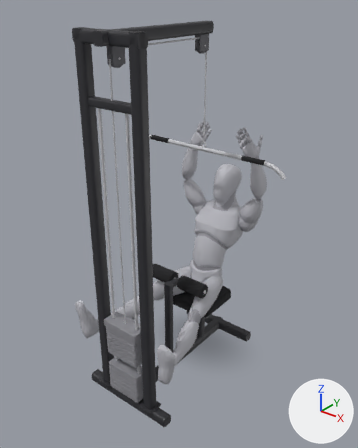
The glTF model app/src/main/assets/mannequins/2_grip_lat_pulldown_narrow.glb: old version first, new version second.
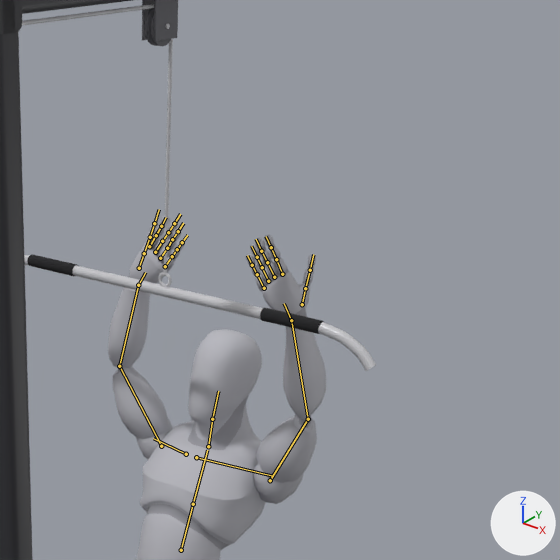
Old and new are each drawn whole from a 50 mm camera at (1.86, -2.61, 2.59) aimed at (0.0, -0.28, 1.14) and again close up on the part from 39% to 100% of the width and 8% to 57% of the height. Arrows for +X, +Y and +Z are at lower right; the lights stay in place. The last two pictures show the newer version. Both versions are drawn at frame 3 of the action 'lowering'; the numbers are the values there. The bones that change, and the others that lie on the model, are drawn over the model as lines in the close-ups.

Objects in the first close-up: 'body', 'body_1', 'cable_12', 'cable_2', 'cable_27', 'cable_4', 'cable_5', 'cable_handle_0', 'cable_handle_3', 'cable_handle_4' and 5 more.
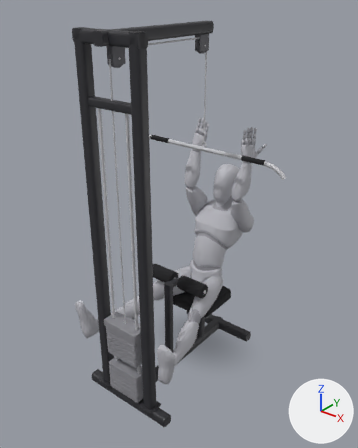
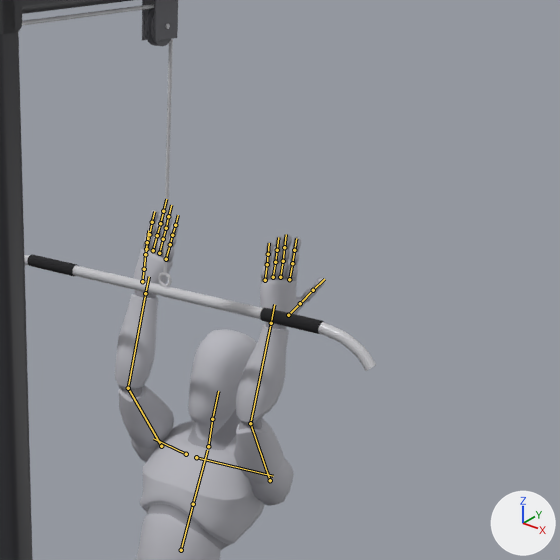
Where the change shows, as pixel boxes (x1, y1, x2, y2) in the close-ups (560 x 560 px):
```json
{"object": "body", "change": "posed", "before": [108, 215, 326, 560], "after": [115, 210, 326, 560]}
{"object": "body_1", "change": "posed", "before": [116, 223, 316, 550], "after": [119, 219, 319, 550]}
{"bone": "upperarm_l", "before": "(270, 480) to (308, 419)", "after": "(270, 480) to (250, 423)"}
{"bone": "lowerarm_l", "before": "(308, 419) to (291, 320)", "after": "(250, 423) to (271, 323)"}
{"bone": "hand_l", "before": "(291, 320) to (284, 303)", "after": "(271, 323) to (274, 304)"}
{"bone": "upperarm_r", "before": "(161, 446) to (119, 366)", "after": "(161, 446) to (128, 388)"}
{"bone": "lowerarm_r", "before": "(119, 366) to (138, 285)", "after": "(128, 388) to (145, 293)"}
{"bone": "hand_r", "before": "(138, 285) to (145, 272)", "after": "(145, 293) to (149, 276)"}
```

Edits to the scene script, one JSON object a line:
```json
{"block": "bone_upperarm_l", "where": "bone_upperarm_l = bpy.data.objects['Armature'].pose.bones['upperarm_l']  # child of 'clavicle_l'"}
{"op": "set", "path": "bone_upperarm_l.rotation_quaternion", "old": "(0.691, 0.48, -0.505, 0.193)", "new": "(0.342, 0.622, -0.636, -0.304)", "note": "degrees (86, -62, -28) -> degrees (126, -3, -90)"}
{"block": "bone_lowerarm_l", "where": "bone_lowerarm_l = bpy.data.objects['Armature'].pose.bones['lowerarm_l']  # child of 'upperarm_l'"}
{"op": "set", "path": "bone_lowerarm_l.rotation_quaternion", "old": "(-0.096, -0.037, 0.929, 0.356)", "new": "(-0.621, -0.272, 0.673, 0.294)", "note": "degrees (-43, -171, 8) -> degrees (94, -43, -96)"}
{"block": "bone_hand_l", "where": "bone_hand_l = bpy.data.objects['Armature'].pose.bones['hand_l']  # child of 'lowerarm_l'"}
{"op": "set", "path": "bone_hand_l.rotation_quaternion", "old": "(0.99, -0.14, -0.001, -0.001)", "new": "(1.0, -0.013, 0.0, -0.002)", "note": "degrees (-16, 0, 0) -> degrees (-1, 0, 0)"}
{"block": "bone_upperarm_r", "where": "bone_upperarm_r = bpy.data.objects['Armature'].pose.bones['upperarm_r']  # child of 'clavicle_r'"}
{"op": "set", "path": "bone_upperarm_r.rotation_quaternion", "old": "(0.691, 0.48, 0.505, -0.193)", "new": "(0.342, 0.622, 0.636, 0.304)", "note": "degrees (86, 62, 28) -> degrees (126, 3, 90)"}
{"block": "bone_lowerarm_r", "where": "bone_lowerarm_r = bpy.data.objects['Armature'].pose.bones['lowerarm_r']  # child of 'upperarm_r'"}
{"op": "set", "path": "bone_lowerarm_r.rotation_quaternion", "old": "(-0.096, -0.037, -0.929, -0.356)", "new": "(-0.621, -0.272, -0.673, -0.294)", "note": "degrees (-43, 171, -8) -> degrees (94, 43, 96)"}
{"block": "bone_hand_r", "where": "bone_hand_r = bpy.data.objects['Armature'].pose.bones['hand_r']  # child of 'lowerarm_r'"}
{"op": "set", "path": "bone_hand_r.rotation_quaternion", "old": "(0.99, -0.14, 0.001, 0.001)", "new": "(1.0, -0.013, 0.0, 0.002)", "note": "degrees (-16, 0, 0) -> degrees (-1, 0, 0)"}
```
